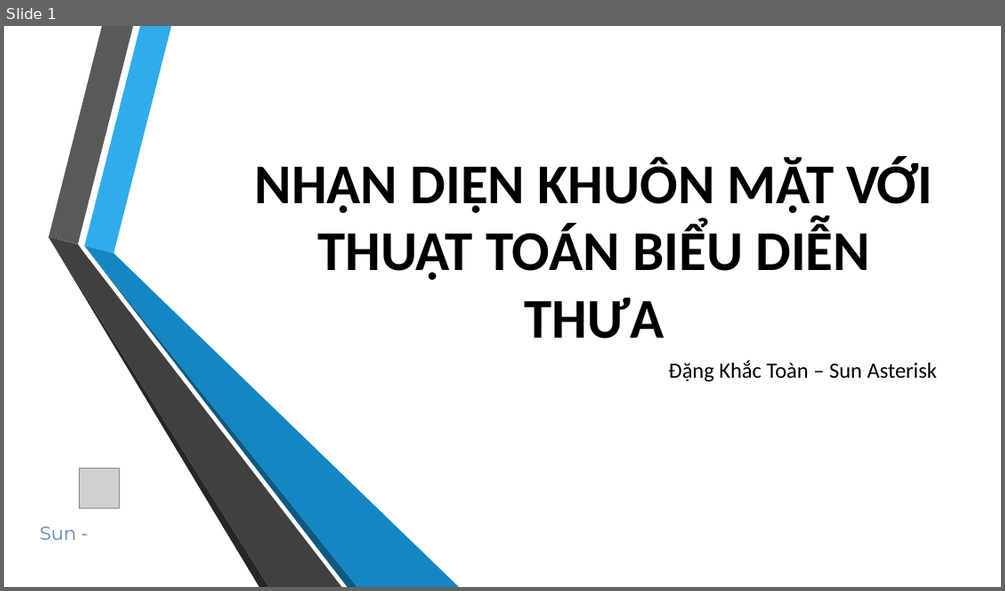
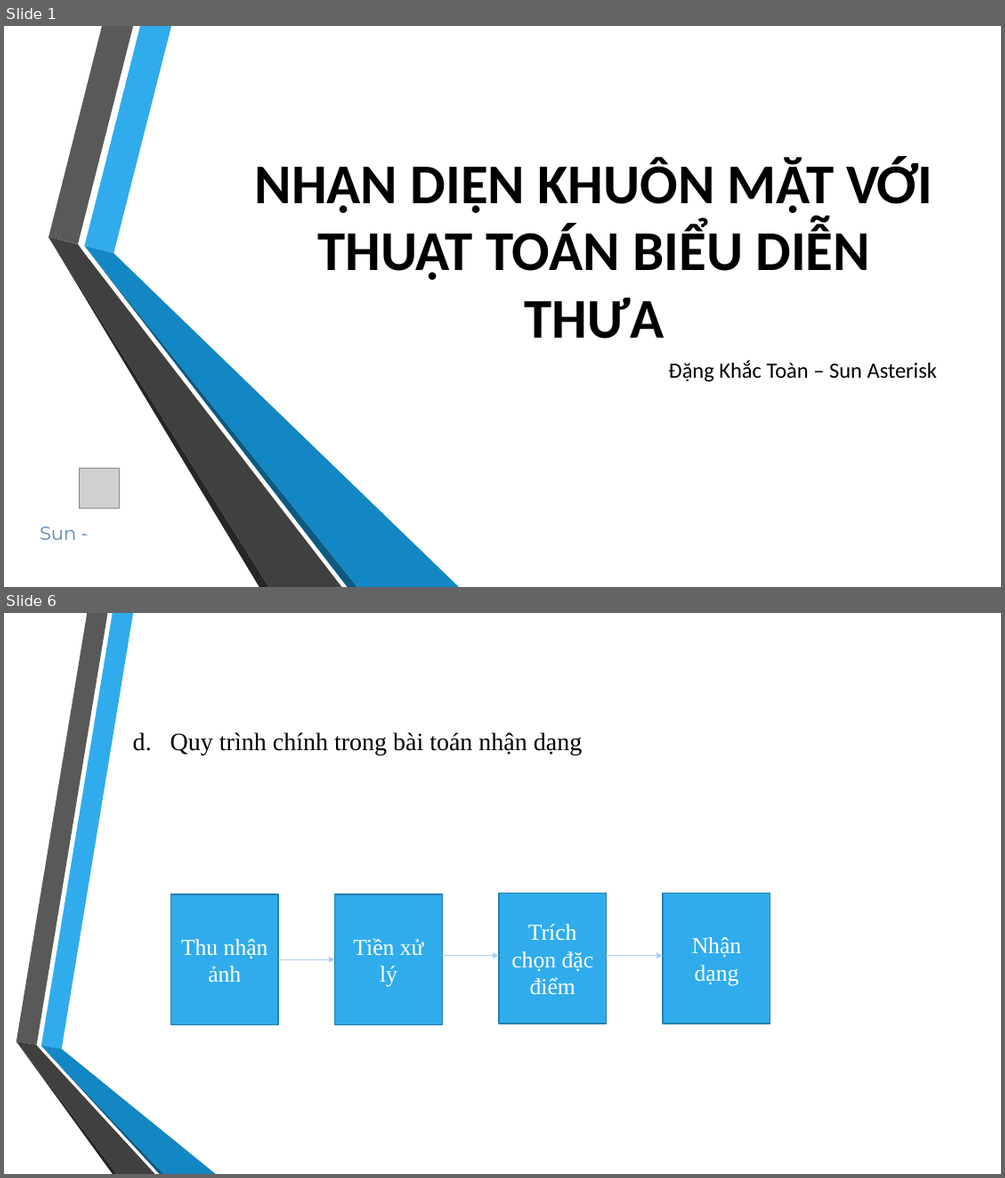
Before and after one commit to khactoan/Face-recognition-tool, a slide deck: Sun seminar/Bieu dien thua.pptx. Shown one above the other, each under a label of ours: slide 1 before the commit, slides 1 and 6 after it; the slides between them are not shown. The pictures are 1005x591 and 1005x1178 pixels, drawn with LibreOffice and Linux fonts; fonts in the diff are those of the drawing; grey boxes stand for pictures; background and template pictures are left out. Boxes give left, top, right and bottom in pixels: in the first picture for what was removed or moved away, otherwise in the second. Text is boxed around its words. In the diff, an @@ line names an element or a change of style, - is before the commit and + after.

```diff
--- a/Sun seminar/Bieu dien thua.pptx
+++ b/Sun seminar/Bieu dien thua.pptx
@@ slide 6 added at box(4, 613, 1001, 1174), background picture (left out) @@
@@ title added at box(170, 732, 582, 755), 24 pt, text #000000 @@
+d. Quy trình chính trong bài toán nhận dạng
@@ group added at box(170, 893, 770, 1024): 4 rectangles, 3 arrows @@
+Thu nhận ảnh
+Tiền xử lý
+Trích chọn đặc điểm
+Nhận dạng
@@ group added at box(16, 613, 216, 1174): 6 freeform shapes @@
```
Also in this commit, not shown: 11 other slides added, 1 slide removed, 3 other files.
